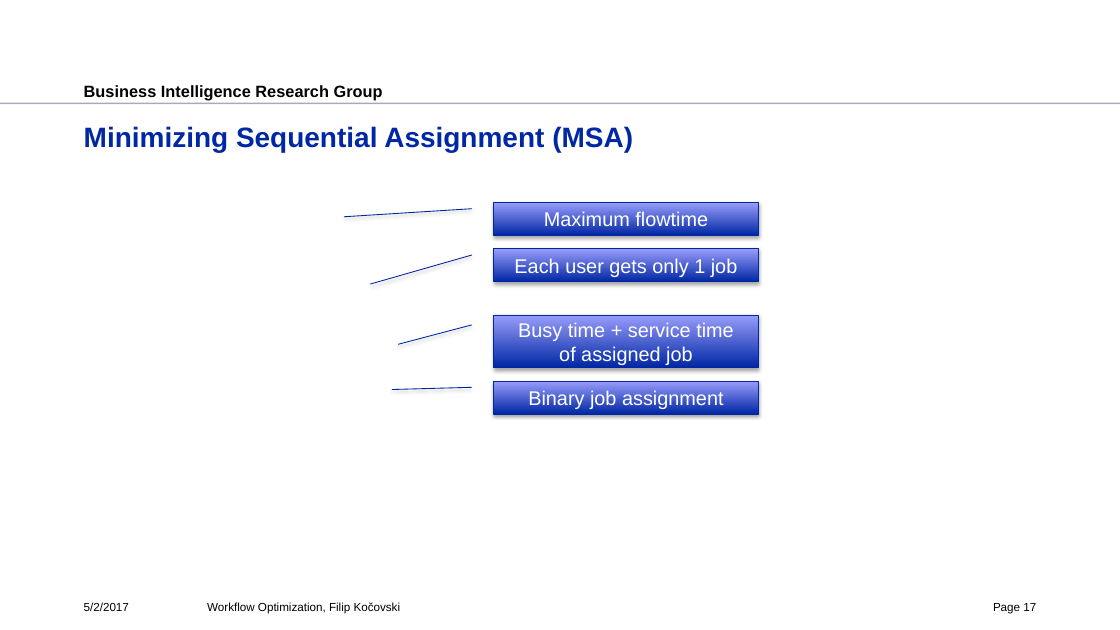
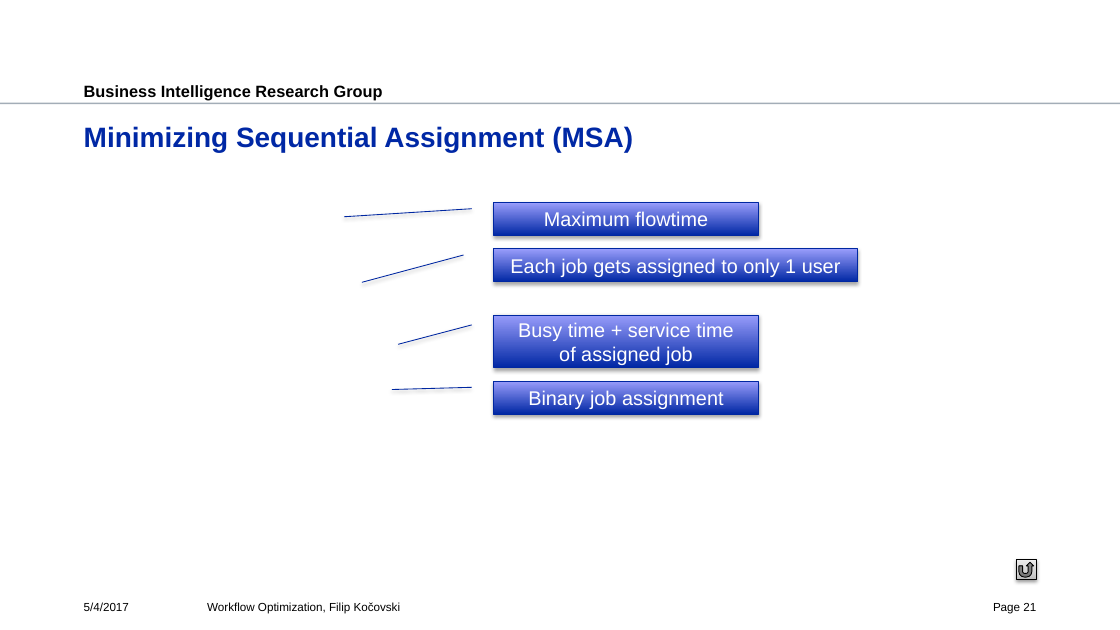
Before and after one commit to fkocovski/mt_presentation, a slide deck: slide 21 of Workflow Optimization.pptx (slide 17 before the commit). Drawn at 1120x630 pixels with LibreOffice and Linux fonts; fonts in the diff are those of the drawing; grey boxes stand for pictures; background and template pictures are left out. Boxes give left, top, right and bottom in pixels: in the first picture for what was removed or moved away, otherwise in the second. Text is boxed around its words. In the diff, an @@ line names an element or a change of style, - is before the commit and + after.

```diff
--- a/Workflow Optimization.pptx
+++ b/Workflow Optimization.pptx
@@ border callout "Each job gets assigned to ...": place and size @@
-border callout "Each job gets assigned to ..." at [494, 249, 759, 281]
+border callout "Each job gets assigned to ..." at [494, 249, 858, 281]
@@ border callout "Each job gets assigned to ..." at [494, 249, 858, 281]: proportions changed @@
@@ text in border callout at [510, 258, 841, 277]: text changed @@
-Each user gets only 1 job
+Each job gets assigned to only 1 user
@@ action button return added at [1017, 560, 1037, 580], fill gradient #BDBDBD to #D1D1D1 to #EEEEEE, outline #000000 0.75 pt @@
@@ text at [84, 602, 129, 611]: text changed @@
-5/2/2017
+5/4/2017
@@ page number at [993, 603, 1036, 613]: text changed @@
-Page 17
+Page 21
```
Also in this commit, not shown: 34 other slides changed, 8 slides added.
